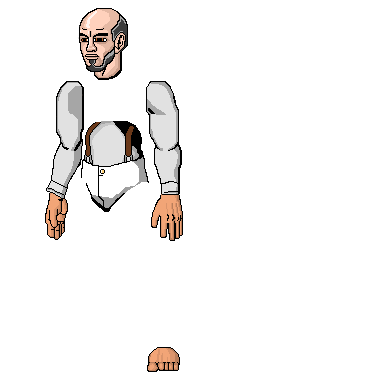
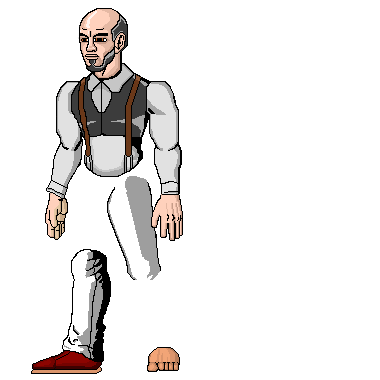
The second (380, 380) image is a revision of the first. Changes to its layers:
hid "cintura", painted on it over [81,155,149,212]
showed "peitoral ido" over [71,63,150,140]
painted on "mãos" over [46,185,182,240]
showed "coxa esquerda", painted on it over [107,176,161,280]
showed "canela esquerda", opacity 53% → 100%, painted on it over [52,215,111,362]
showed "dedinho do pé esquerdo", painted on it over [31,344,98,374]
showed "pé esquerdo", painted on it over [42,348,102,374]
